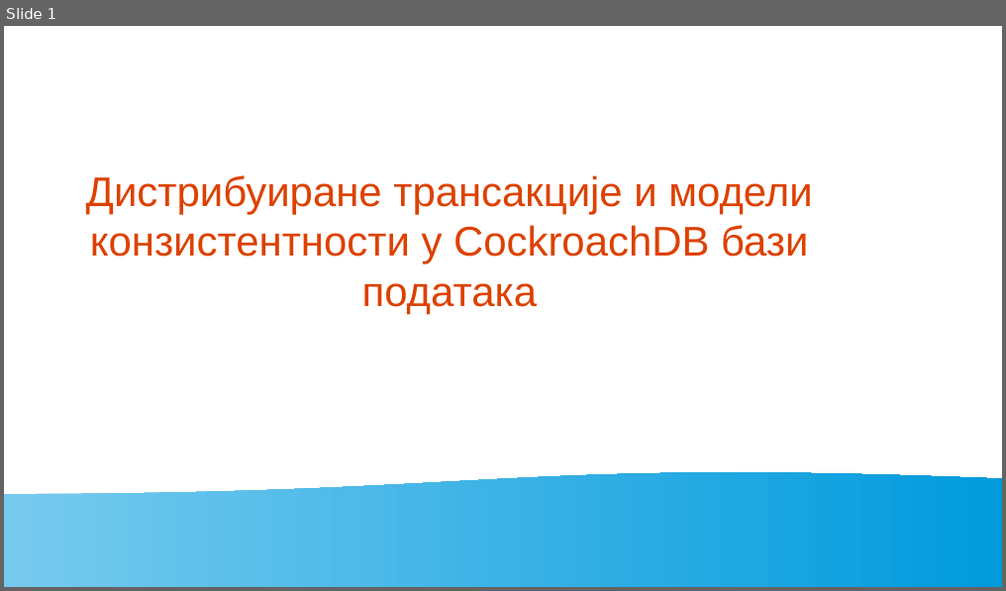
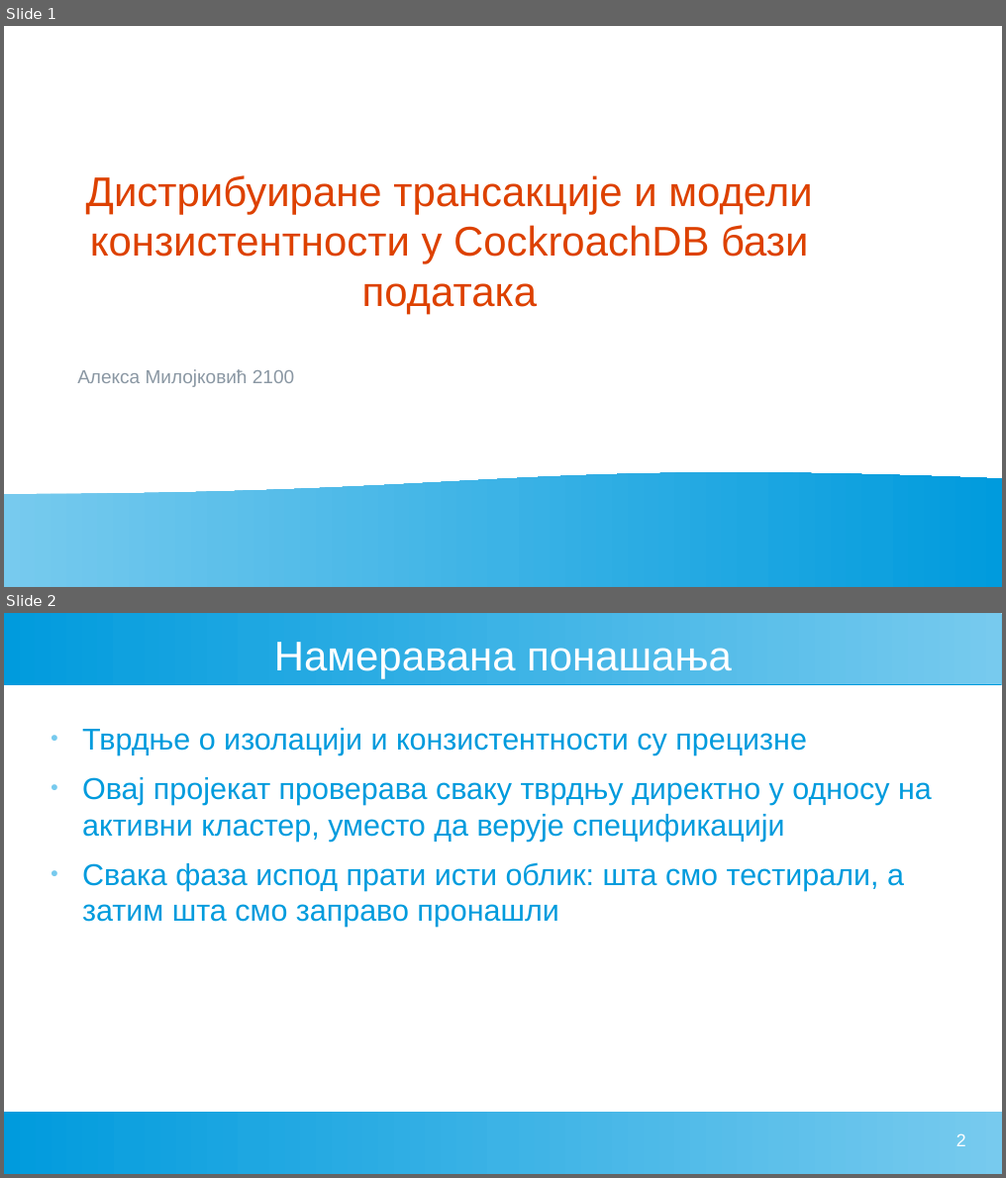
Before and after one commit to AleksaMilojkovic17252/db-seminar-2, a slide deck: seminar.odp. Shown one above the other, each under a label of ours: slide 1 before the commit, slides 1 and 2 after it. The pictures are 1006x591 and 1006x1178 pixels, drawn with LibreOffice and Linux fonts; fonts in the diff are those of the drawing. Boxes give left, top, right and bottom in pixels: in the first picture for what was removed or moved away, otherwise in the second. Text is boxed around its words. In the diff, an @@ line names an element or a change of style, - is before the commit and + after.

```diff
--- a/seminar.odp
+++ b/seminar.odp
@@ slide 2 added at (4,613,1002,1174), background #FFFFFF @@
@@ rectangle added at (4,613,1002,684), fill gradient #77CAEE to #75C9EE to #73C9ED to #71C8ED to #6FC7ED to #6EC6ED @@
@@ title added at (274,642,732,679), 33 pt, text #FFFFFF @@
+Намеравана понашања
@@ text added at (82,728,932,927), 24 pt, text #009BDD @@
+● Тврдње о изолацији и конзистентности су прецизне
+● Овај пројекат проверава сваку тврдњу директно у односу на активни кластер, уместо да верује спецификацији
+● Свака фаза испод прати исти облик: шта смо тестирали, а затим шта смо заправо пронашли
@@ rectangle added at (4,1112,1002,1174), fill gradient #77CAEE to #75C9EE to #73C9ED to #71C8ED to #6FC7ED to #6EC6ED @@
@@ page number added at (956,1134,966,1147), 14 pt, text #FFFFFF @@
+2
@@ slide 1 changed as well @@
@@ text added at (77,370,294,387), 15 pt, text #8A97A3 @@
+Алекса Милојковић 2100
```
Also in this commit, not shown: 1 other slide changed, 17 other slides added, 6 slides removed, 1 other file.
